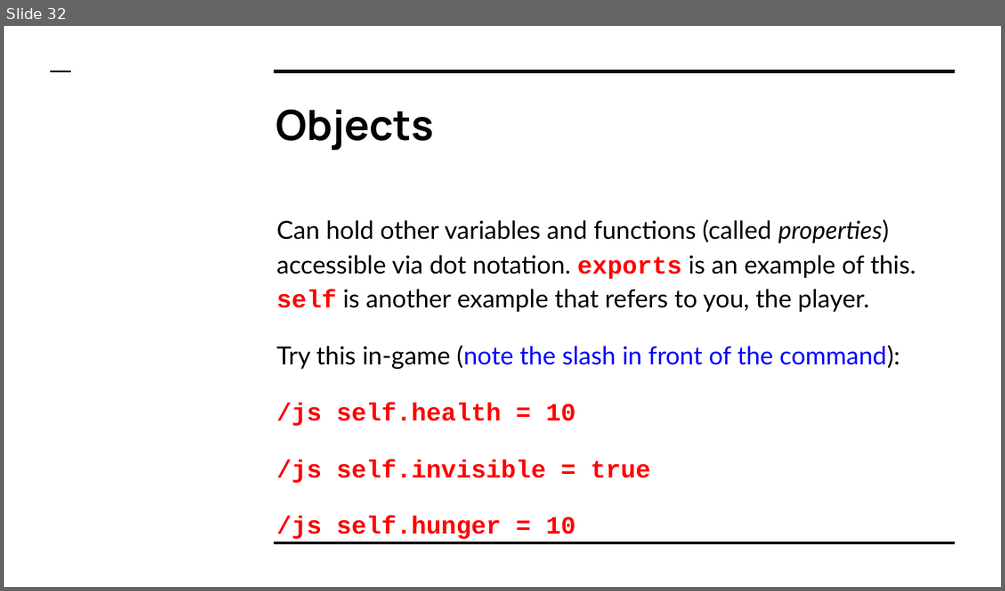
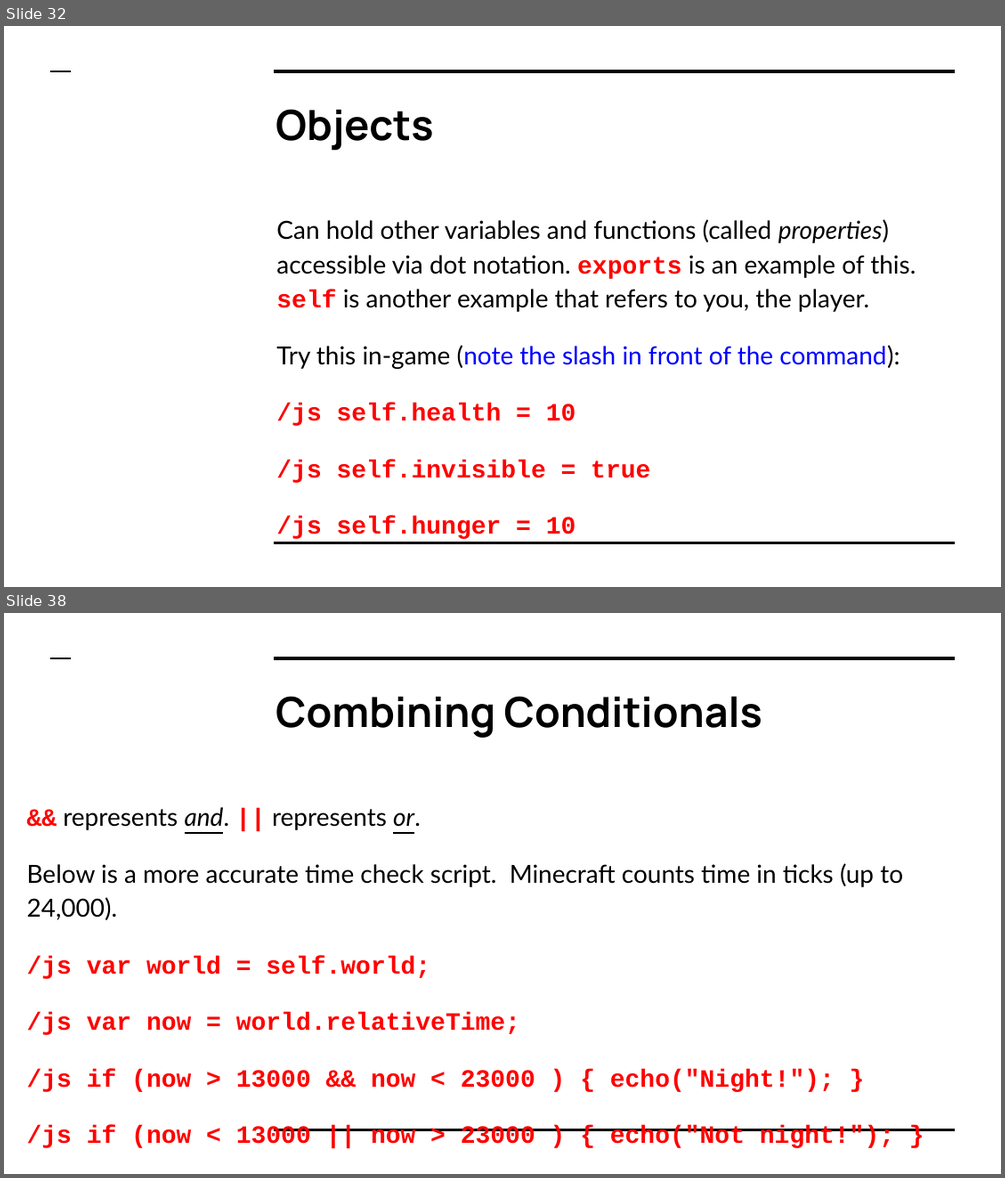
Before and after one commit to LetsCodeBlacksburg/ScriptCraft, a slide deck: slides/ScriptCraft- Day 01 (Getting Started).pptx. Shown one above the other, each under a label of ours: slide 32 before the commit, slides 32 and 38 after it; the slides between them are not shown. The pictures are 1005x591 and 1005x1178 pixels, drawn with LibreOffice and Linux fonts; fonts in the diff are those of the drawing; background and template pictures are left out. Boxes give left, top, right and bottom in pixels: in the first picture for what was removed or moved away, otherwise in the second. Text is boxed around its words. In the diff, an @@ line names an element or a change of style, - is before the commit and + after.

Commit message:
Restored missing slides from the end of day 1 (events, arrays, conditionals)

```diff
--- a/slides/ScriptCraft- Day 01 (Getting Started).pptx
+++ b/slides/ScriptCraft- Day 01 (Getting Started).pptx
@@ slide 38 added at (4, 613, 1001, 1174), background picture (left out); not listed: 3 template elements that a slide beside it also shows @@
@@ title added at (275, 696, 762, 738), 30 pt, text #000000, bold @@
+Combining Conditionals
@@ text added at (27, 807, 903, 1148), 18 pt, text #FF0000, bold @@
+&& represents and. || represents or.
+Below is a more accurate time check script. Minecraft counts time in ticks (up to 24,000).
+/js var world = self.world;
+/js var now = world.relativeTime;
+/js if (now > 13000 && now < 23000 ) { echo("Night!"); }
+/js if (now < 13000 || now > 23000 ) { echo("Not night!"); }
```
Also in this commit, not shown: 16 other slides added, 1 other file.
